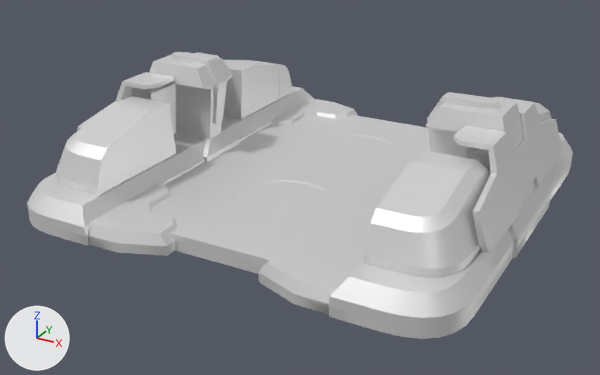
Before and after pictures for a commit that changed the glTF model glb/leghp.glb.
One viewpoint serves both versions: a 50 mm camera at (78.0, -150.7, 73.4) aimed at (-1.5, -6.2, 1.2). Arrows for +X, +Y and +Z are at lower left; the lights stay in place. The older version comes first. Both versions are drawn at frame 0 of the action 'ActivateClose'; the numbers are the values there.

The older version as bpy lines, for what is in view:
```python
ob_cov1_big = bpy.data.objects.new('cov1_big', me_cov1_big)
ob_cov1_big.parent = ob_base
ob_cov1_big.location = (-0.634, -2.69, -11.17)
ob_cov2_big = bpy.data.objects.new('cov2_big', me_cov2_big)
ob_cov2_big.parent = ob_base
ob_cov2_big.location = (-0.634, -2.69, -11.17)
ob_cov2_small = bpy.data.objects.new('cov2_small', me_cov2_small)
ob_cov2_small.parent = ob_base
ob_cov2_small.location = (-0.634, -2.69, -11.17)
ob_cov3_big = bpy.data.objects.new('cov3_big', me_cov3_big)
ob_cov3_big.parent = ob_base
ob_cov3_big.location = (-0.634, -2.69, -11.17)
ob_cover_small2 = bpy.data.objects.new('cover_small2', me_cover_small2)
ob_cover_small2.parent = ob_base
ob_cover_small2.location = (0.0, 16.44, -10.83)
ob_cyl1 = bpy.data.objects.new('cyl1', me_cyl1)
ob_cyl1.parent = ob_cov1_big
ob_cyl1.location = (34.27, 31.6, 8.371)
ob_cyl2 = bpy.data.objects.new('cyl2', me_cyl2)
ob_cyl2.parent = ob_cov2_big
ob_cyl2.location = (-33.04, 31.6, 8.371)
ob_nano1 = bpy.data.objects.new('nano1', me_nano1)
ob_nano1.parent = ob_cyl1
ob_nano1.location = (-0.858, -8.813, 0.0815)
ob_nano2 = bpy.data.objects.new('nano2', me_nano2)
ob_nano2.parent = ob_cyl2
ob_nano2.location = (0.858, -8.813, 0.0815)
# also in view: 'cov4_big' at (-36.3, -26.1, 12.3); 'cover_big1' at (0.0, 12.6, 2.3); 'cover_small1' at (0.0, 23.5, 2.3); 'cov3_small' at (32.1, -22.9, 12.3); 'base' at (0.0, 0.0, 12.0)
```
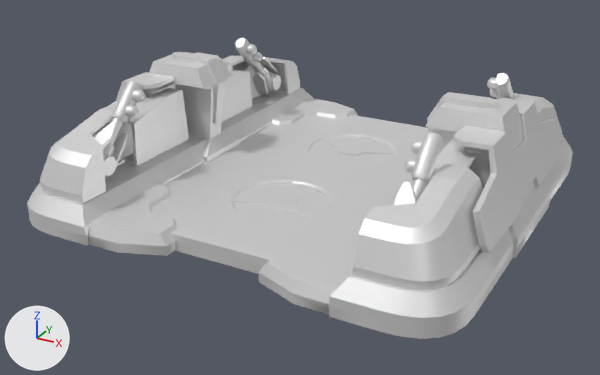
What differs and where, as boxes (x1, y1, x2, y2) in the pictures (600 x 375 px):
'cov3_big', moved
    before: (364, 156, 489, 277)
    after: (353, 164, 483, 290)
'cov4_big', moved
    before: (56, 96, 145, 195)
    after: (40, 102, 133, 203)
'cov4_small', moved
    before: (104, 99, 176, 183)
    after: (123, 88, 189, 166)
'cov2_small', moved
    before: (223, 62, 280, 119)
    after: (222, 70, 252, 122)
'cov3_small', moved
    before: (385, 150, 453, 197)
    after: (425, 140, 476, 188)
'cover_big2', moved
    before: (235, 181, 333, 215)
    after: (267, 181, 330, 196)
'nano3', moved, turned (not visible before)
    after: (404, 132, 443, 202)
'cov2_big', moved
    before: (223, 60, 292, 99)
    after: (223, 56, 300, 99)
'cover_big1', moved
    before: (308, 139, 394, 166)
    after: (310, 153, 363, 166)
'cover_small2', moved
    before: (231, 200, 309, 223)
    after: (240, 213, 280, 223)
'nano4', moved, turned (not visible before)
    after: (109, 80, 146, 145)
'cyl4', moved, turned (not visible before)
    after: (94, 122, 129, 177)
'cov1_big', moved (mostly hidden before)
    before: (497, 97, 552, 122)
    after: (513, 93, 562, 141)
'cover_small1', moved
    before: (328, 135, 396, 150)
    after: (351, 135, 386, 142)
'nano2', moved, turned (not visible before)
    after: (236, 38, 266, 76)
'cyl2', moved, turned (not visible before)
    after: (253, 57, 277, 95)
'nano1', moved, turned (not visible before)
    after: (487, 73, 514, 99)
'cyl3', moved, turned (not visible before)
    after: (394, 182, 416, 205)
'buildlight4', moved, turned (not visible before)
    after: (104, 156, 117, 176)
'buildlight2', moved, turned (not visible before)
    after: (271, 75, 281, 90)
'fan2', unchanged, uncovered by the edit
    after: (233, 183, 331, 223)
'fan1', unchanged, uncovered by the edit
    after: (309, 136, 393, 165)

The change, as a diff of the scene's bpy script:
```diff
--- a/glb/leghp.glb.py
+++ b/glb/leghp.glb.py
@@ ob_cov1_big @@
 ob_cov1_big.parent = ob_base
-ob_cov1_big.location = (-0.634, -2.69, -11.17)
+ob_cov1_big.location = (-0.634, 1.81, -11.17)
@@ ob_cyl1 @@
 ob_cyl1.location = (34.27, 31.6, 8.371)
+ob_cyl1.rotation_euler = (-0.785, 0.0, 0.0)  # degrees (-45, 0, 0)
@@ ob_nano1 @@
 ob_nano1.parent = ob_cyl1
-ob_nano1.location = (-0.858, -8.813, 0.0815)
+ob_nano1.location = (-0.858, -14.31, 0.0815)
@@ ob_cov2_big @@
 ob_cov2_big.parent = ob_base
-ob_cov2_big.location = (-0.634, -2.69, -11.17)
+ob_cov2_big.location = (-0.634, 1.81, -11.17)
@@ ob_cyl2 @@
 ob_cyl2.location = (-33.04, 31.6, 8.371)
+ob_cyl2.rotation_euler = (-0.785, 0.0, 0.0)  # degrees (-45, 0, 0)
@@ ob_nano2 @@
 ob_nano2.parent = ob_cyl2
-ob_nano2.location = (0.858, -8.813, 0.0815)
+ob_nano2.location = (0.858, -14.31, 0.0815)
@@ ob_cov2_small @@
 ob_cov2_small.parent = ob_base
-ob_cov2_small.location = (-0.634, -2.69, -11.17)
+ob_cov2_small.location = (-3.634, -11.69, -11.17)
@@ ob_cov3_big @@
 ob_cov3_big.parent = ob_base
-ob_cov3_big.location = (-0.634, -2.69, -11.17)
+ob_cov3_big.location = (-0.634, -7.19, -11.17)
@@ ob_cyl3 @@
 ob_cyl3.location = (34.27, -26.17, 8.371)
+ob_cyl3.rotation_euler = (0.785, 0.0, 0.0)  # degrees (45, 0, 0)
@@ ob_nano3 @@
 ob_nano3.parent = ob_cyl3
-ob_nano3.location = (-0.858, 8.813, 0.0815)
+ob_nano3.location = (-0.858, 14.31, 0.0815)
@@ ob_cov3_small @@
 ob_cov3_small.parent = ob_base
-ob_cov3_small.location = (-0.634, -2.69, -11.17)
+ob_cov3_small.location = (2.366, 6.31, -11.17)
@@ ob_cov4_big @@
 ob_cov4_big.parent = ob_base
-ob_cov4_big.location = (-0.634, -2.69, -11.17)
+ob_cov4_big.location = (-0.634, -7.19, -11.17)
@@ ob_cyl4 @@
 ob_cyl4.location = (-33.04, -26.17, 8.371)
+ob_cyl4.rotation_euler = (0.785, 0.0, 0.0)  # degrees (45, 0, 0)
@@ ob_nano4 @@
 ob_nano4.parent = ob_cyl4
-ob_nano4.location = (0.858, 8.813, 0.0815)
+ob_nano4.location = (0.858, 14.31, 0.0815)
@@ ob_cov4_small @@
 ob_cov4_small.parent = ob_base
-ob_cov4_small.location = (-0.634, -2.69, -11.17)
+ob_cov4_small.location = (-3.634, 6.31, -11.17)
@@ ob_cover_big1 @@
 ob_cover_big1.parent = ob_base
-ob_cover_big1.location = (0.0, 16.44, -10.83)
+ob_cover_big1.location = (0.0, 7.941, -10.83)
@@ ob_cover_big2 @@
 ob_cover_big2.parent = ob_base
-ob_cover_big2.location = (0.0, 16.44, -10.83)
+ob_cover_big2.location = (0.0, 24.94, -10.83)
@@ ob_cover_small1 @@
 ob_cover_small1.parent = ob_base
-ob_cover_small1.location = (0.0, 16.44, -10.83)
+ob_cover_small1.location = (0.0, 22.44, -10.83)
@@ ob_cover_small2 @@
 ob_cover_small2.parent = ob_base
-ob_cover_small2.location = (0.0, 16.44, -10.83)
+ob_cover_small2.location = (0.0, 10.44, -10.83)
```
